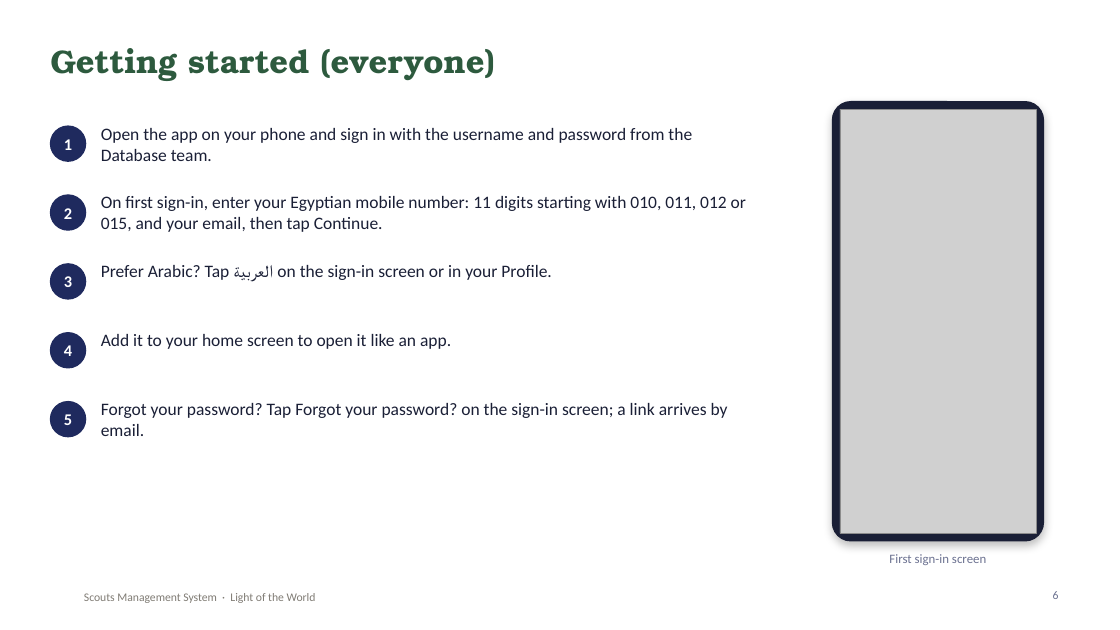
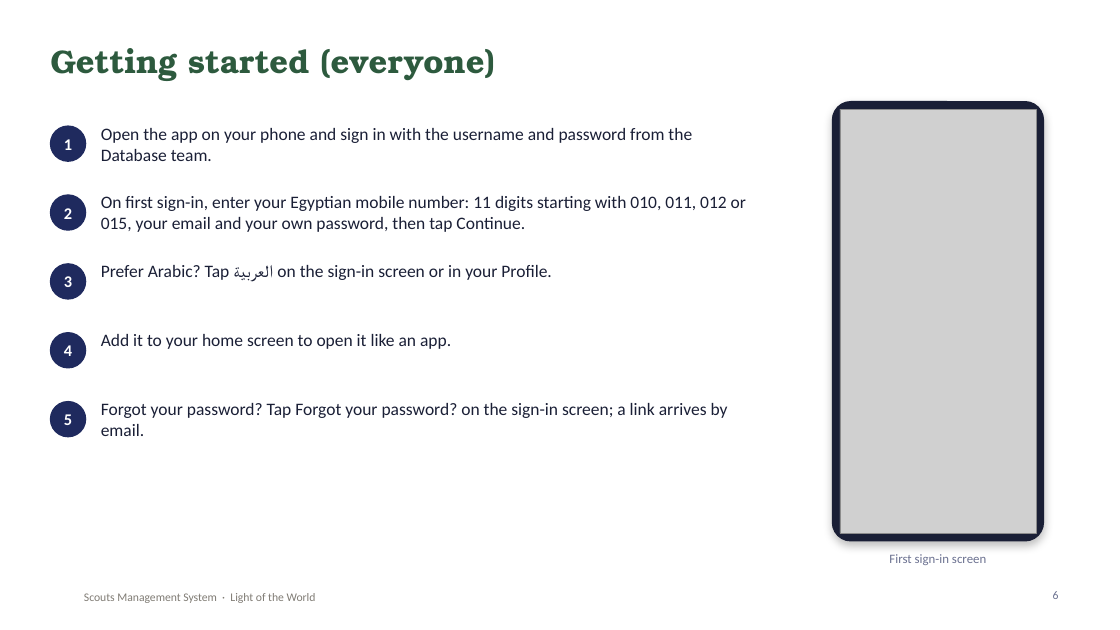
Before and after one commit to SamuelAtef123/Scouts-Management-System-Web-App, a slide deck: slide 6 of docs/Scouts-Project-Presentation.pptx. Drawn at 1120x630 pixels with LibreOffice and Linux fonts; fonts in the diff are those of the drawing; grey boxes stand for pictures; background and template pictures are left out. Boxes give left, top, right and bottom in pixels: in the first picture for what was removed or moved away, otherwise in the second. Text is boxed around its words. In the diff, an @@ line names an element or a change of style, - is before the commit and + after.

Commit message:
Make people choose their own password on first sign-in
When a Database member creates an account (with the default scouts123 or a
typed password) or resets someone's password, that person must choose their
own password the next time they sign in, in the same first sign-in window
that asks for the mobile and email. The given password cannot be kept, and
other devices are signed out. README, report (with a new screenshot) and
presentation updated.

```diff
--- a/docs/Scouts-Project-Presentation.pptx
+++ b/docs/Scouts-Project-Presentation.pptx
@@ text at <box>101,196,746,232</box>: text changed @@
-On first sign-in, enter your Egyptian mobile number: 11 digits starting with 010, 011, 012 or 015, and your email, then tap Continue.
+On first sign-in, enter your Egyptian mobile number: 11 digits starting with 010, 011, 012 or 015, your email and your own password, then tap Continue.
```
Also in this commit, not shown: 1 other slide changed, 11 other files.
